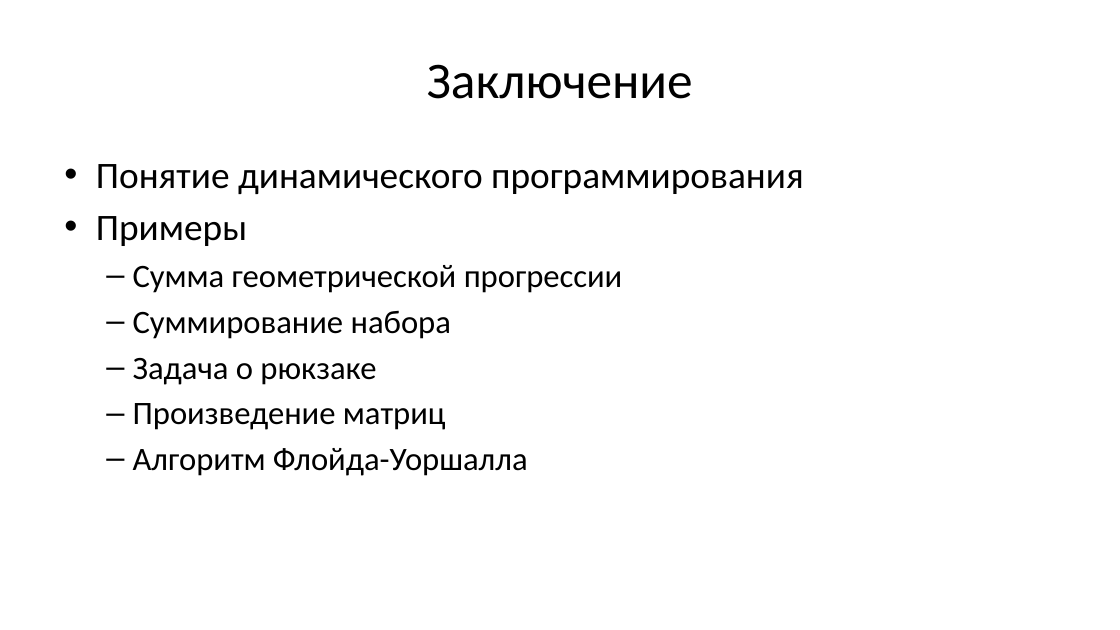
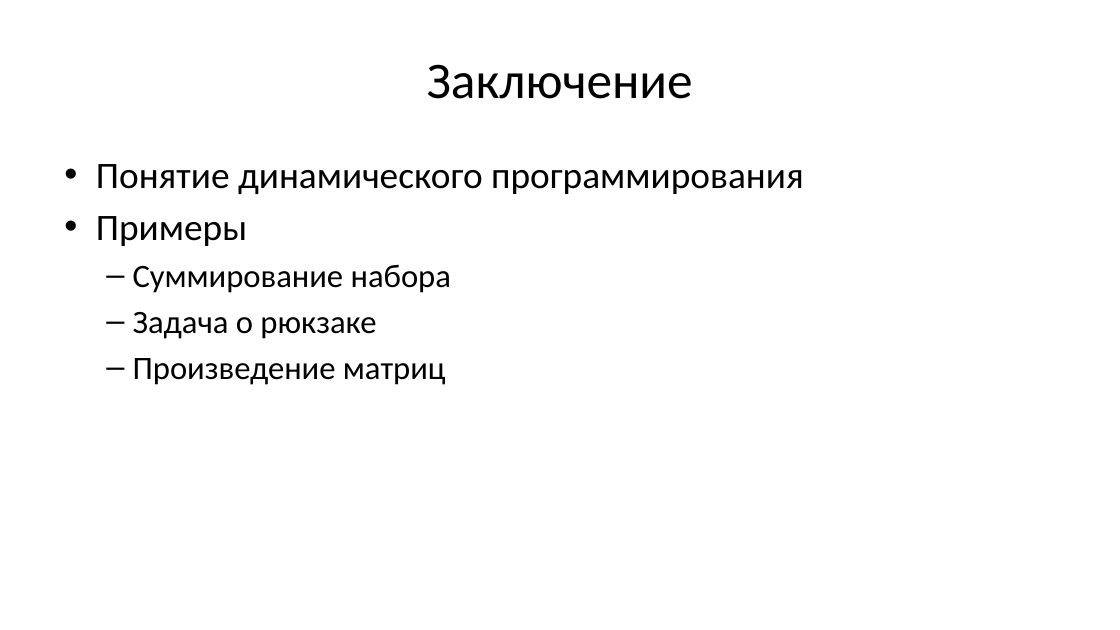
Before and after one commit to Evgueni-Petrov-aka-espetrov/Algorithms-and-Programming-in-C-pptx, a slide deck: slide 46 of 21 Динамическое программирование.pptx (slide 27 before the commit). Drawn at 1120x630 pixels with LibreOffice and Linux fonts; fonts in the diff are those of the drawing. Boxes give left, top, right and bottom in pixels: in the first picture for what was removed or moved away, otherwise in the second. Text is boxed around its words. In the diff, an @@ line names an element or a change of style, - is before the commit and + after.

```diff
--- a/21 Динамическое программирование.pptx
+++ b/21 Динамическое программирование.pptx
@@ text at box(133, 265, 623, 293): paragraph removed @@
-  – Сумма геометрической прогрессии
@@ text at box(133, 448, 528, 476): paragraph removed @@
-  – Алгоритм Флойда-Уоршалла
```
Also in this commit, not shown: 8 other slides changed, 22 slides added.
